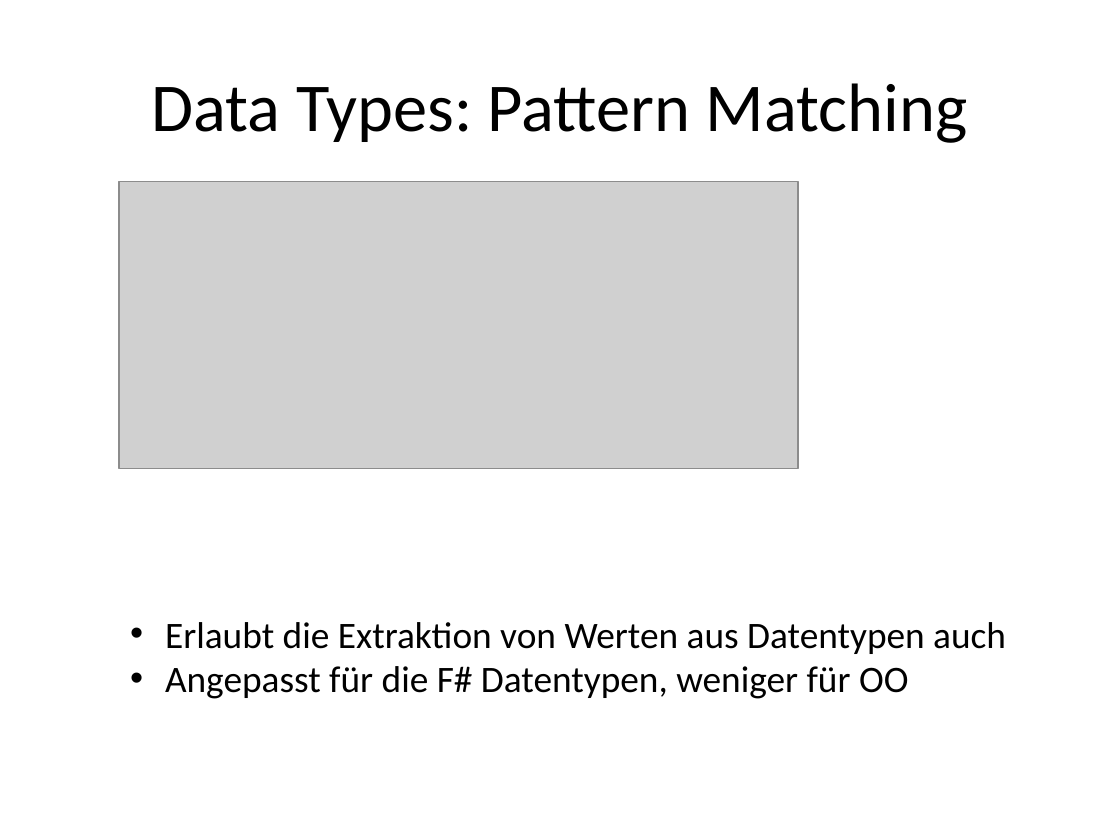
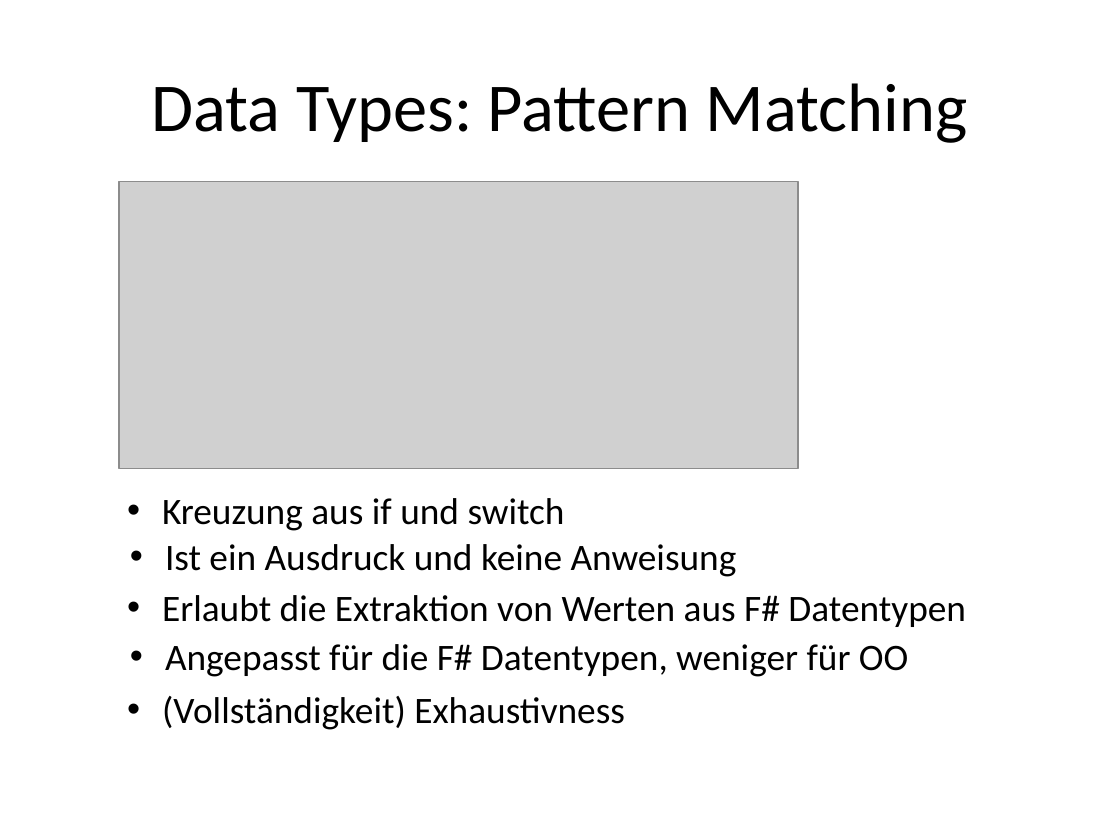
Before and after one commit to ronaldboehm/talks, a slide deck: slide 17 of 20151202/Einführung20151202.pptx (slide 16 before the commit). Drawn at 1120x840 pixels with LibreOffice and Linux fonts; fonts in the diff are those of the drawing; grey boxes stand for pictures. Boxes give left, top, right and bottom in pixels: in the first picture for what was removed or moved away, otherwise in the second. Text is boxed around its words. In the diff, an @@ line names an element or a change of style, - is before the commit and + after.

Commit message:
Pattern Matching ausgebaut, Formatierungen

```diff
--- a/20151202/Einführung20151202.pptx
+++ b/20151202/Einführung20151202.pptx
@@ text added at (162,498,565,531), 24 pt, text #000000 @@
+• Kreuzung aus if und switch
@@ text added at (165,544,737,577), 24 pt, text #000000 @@
+• Ist ein Ausdruck und keine Anweisung
@@ text added at (162,595,966,627), 24 pt, text #000000 @@
+• Erlaubt die Extraktion von Werten aus F# Datentypen
@@ text "Angepasst für die F# Datentypen, ...": place and size @@
-text "Angepasst für die F# Datentypen, ..." at (165,622,1006,699)
+text "Angepasst für die F# Datentypen, ..." at (165,644,908,677)
@@ text at (165,622,1006,654): paragraph removed @@
-• Erlaubt die Extraktion von Werten aus Datentypen auch
@@ text added at (162,696,625,730), 24 pt, text #000000 @@
+• (Vollständigkeit) Exhaustivness
```
Also in this commit, not shown: 9 other slides changed, 1 slide added.
